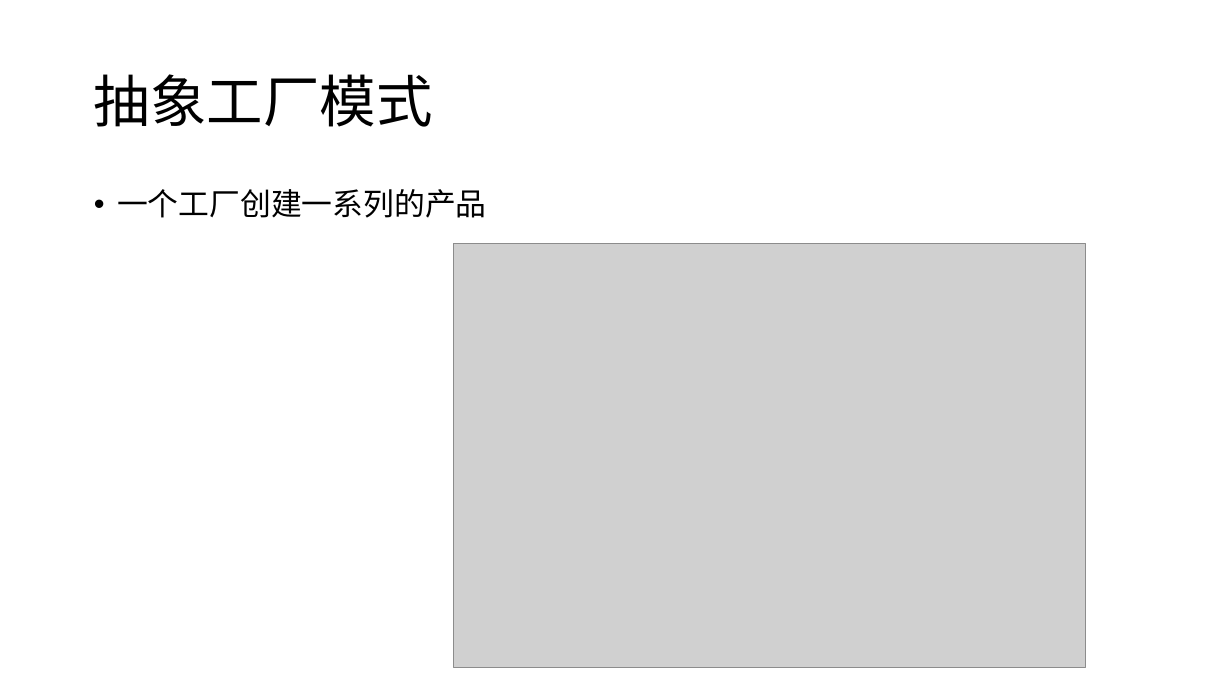
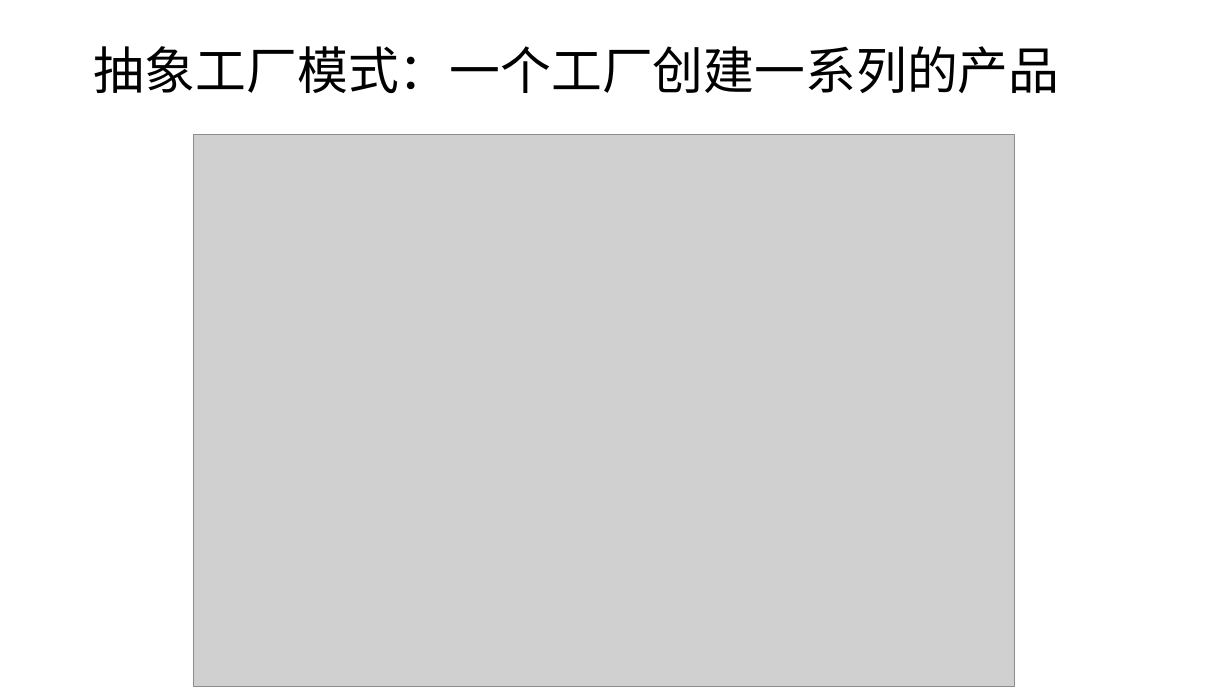
Before and after one commit to liangshanhero/sa, a slide deck: slide 4 of sa/文档/2019 软件体系结构（03）：工厂模式.pptx. Drawn at 1232x693 pixels with LibreOffice and Linux fonts; fonts in the diff are those of the drawing; grey boxes stand for pictures. Boxes give left, top, right and bottom in pixels: in the first picture for what was removed or moved away, otherwise in the second. Text is boxed around its words. In the diff, an @@ line names an element or a change of style, - is before the commit and + after.

```diff
--- a/sa/文档/2019 软件体系结构（03）：工厂模式.pptx
+++ b/sa/文档/2019 软件体系结构（03）：工厂模式.pptx
@@ title at box(94, 46, 1060, 93): text changed; size 44 to 39.6 pt @@
-抽象工厂模式
+抽象工厂模式：一个工厂创建一系列的产品
@@ picture: place and size @@
-picture at box(454, 243, 1085, 667)
+picture at box(193, 134, 1015, 686)
@@ text removed at box(117, 189, 487, 218) @@
-• 一个工厂创建一系列的产品
```
Also in this commit, not shown: 2 other slides changed, 1 slide added, 1 slide removed, 4 other files.
